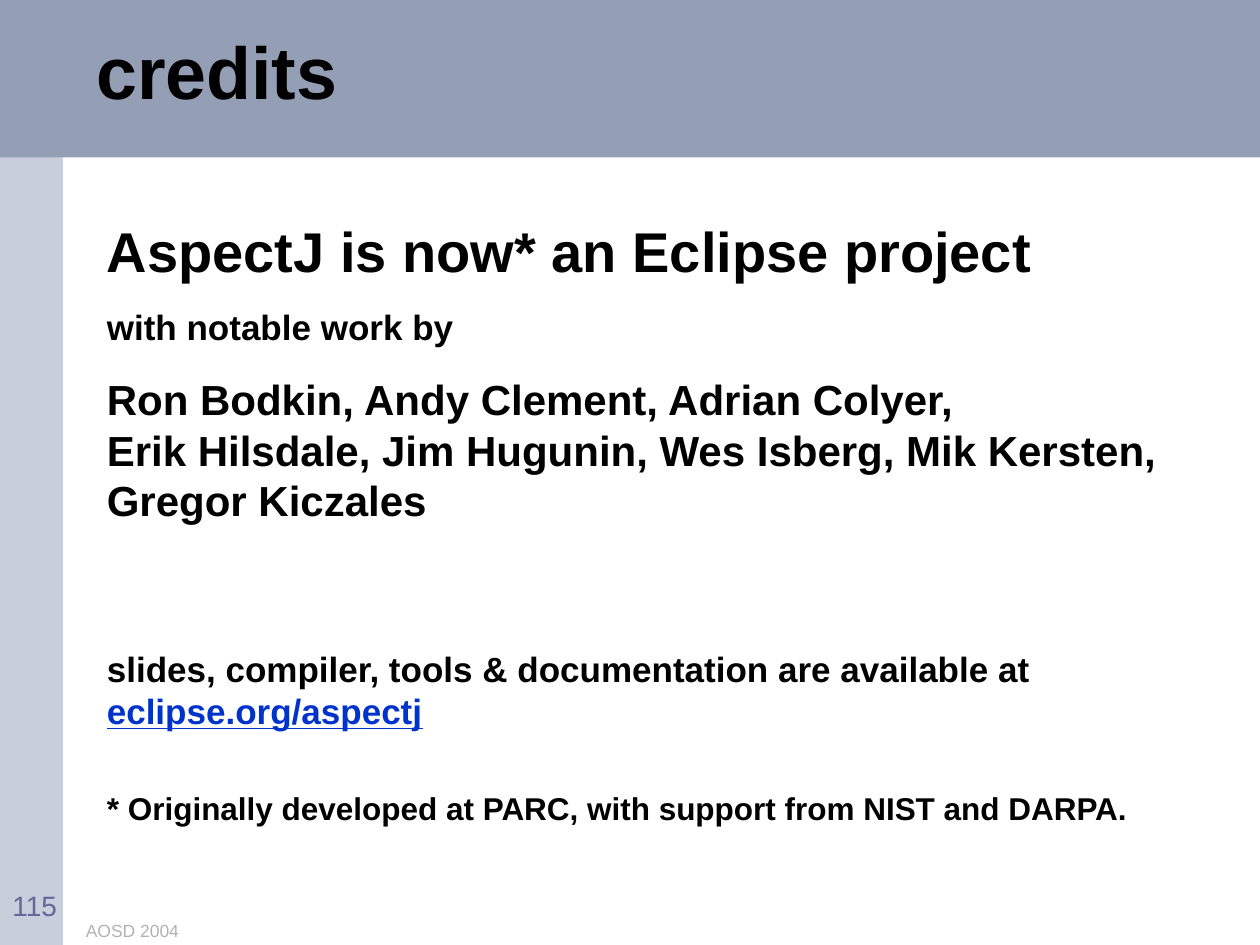
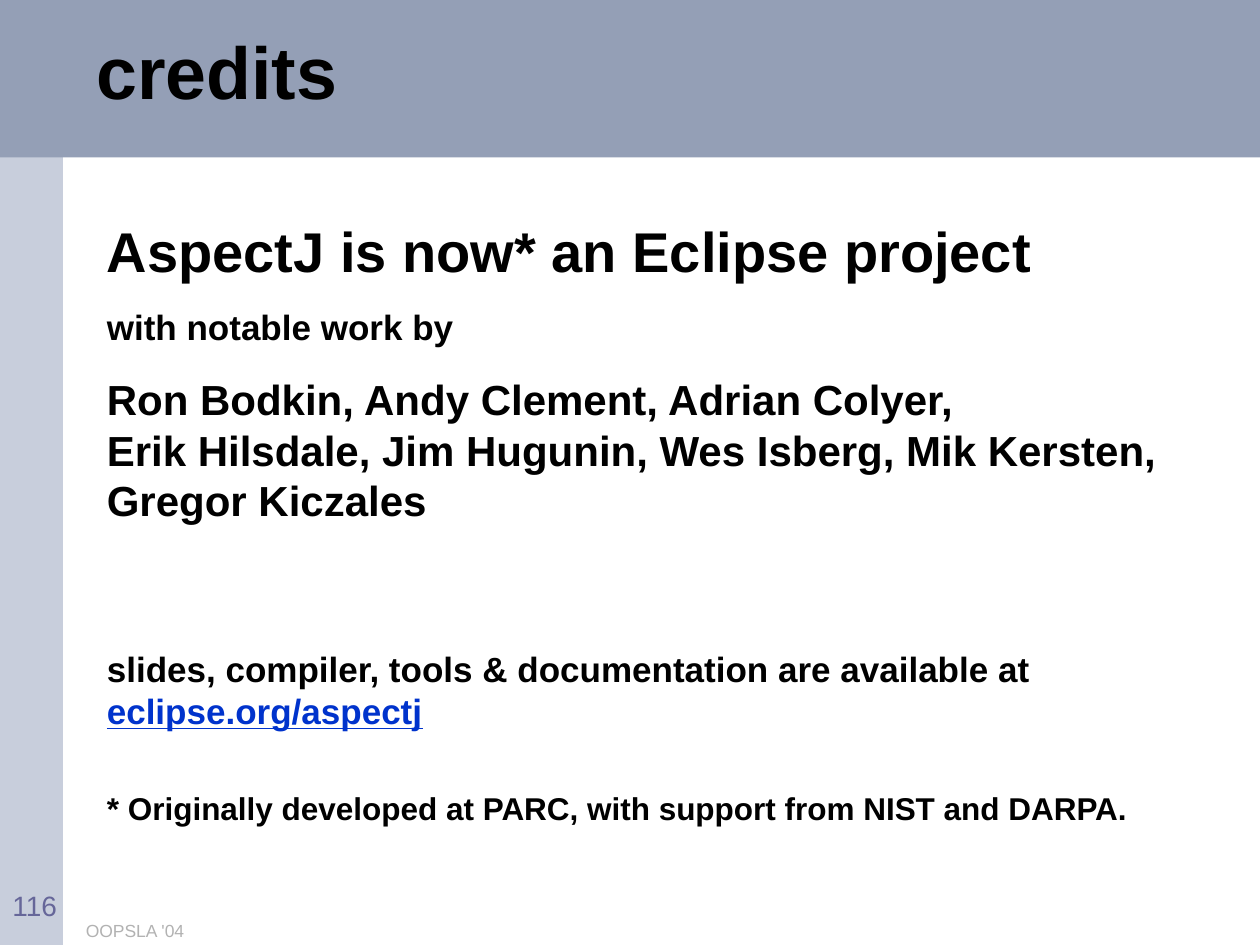
Before and after one commit to eclipse-aspectj/aspectj, a slide deck: slide 116 of docs/teaching/tutorial.ppt (slide 115 before the commit). Drawn at 1260x945 pixels with LibreOffice and Linux fonts; fonts in the diff are those of the drawing. Boxes give left, top, right and bottom in pixels: in the first picture for what was removed or moved away, otherwise in the second. Text is boxed around its words. In the diff, an @@ line names an element or a change of style, - is before the commit and + after.

Commit message:
edits for submission to OOPSLA 2004   minor cleanups/formatting for OOPSLA   added around/proceed caching example

```diff
--- a/docs/teaching/tutorial.ppt
+++ b/docs/teaching/tutorial.ppt
@@ page number at (x1=12, y1=896, x2=56, y2=916): text changed @@
-115
+116
@@ text at (x1=86, y1=925, x2=184, y2=937): text changed @@
-AOSD 2004
+OOPSLA '04
```
Also in this commit, not shown: 114 other slides changed, 1 slide added.
